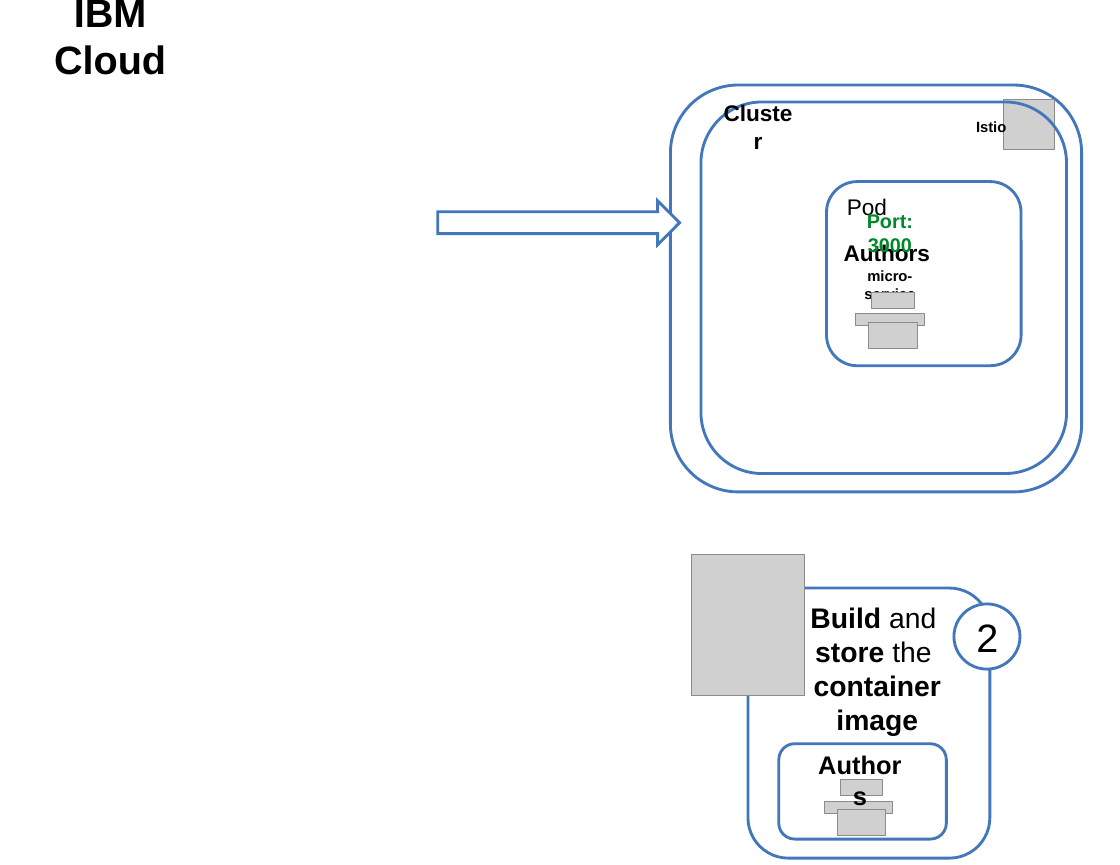
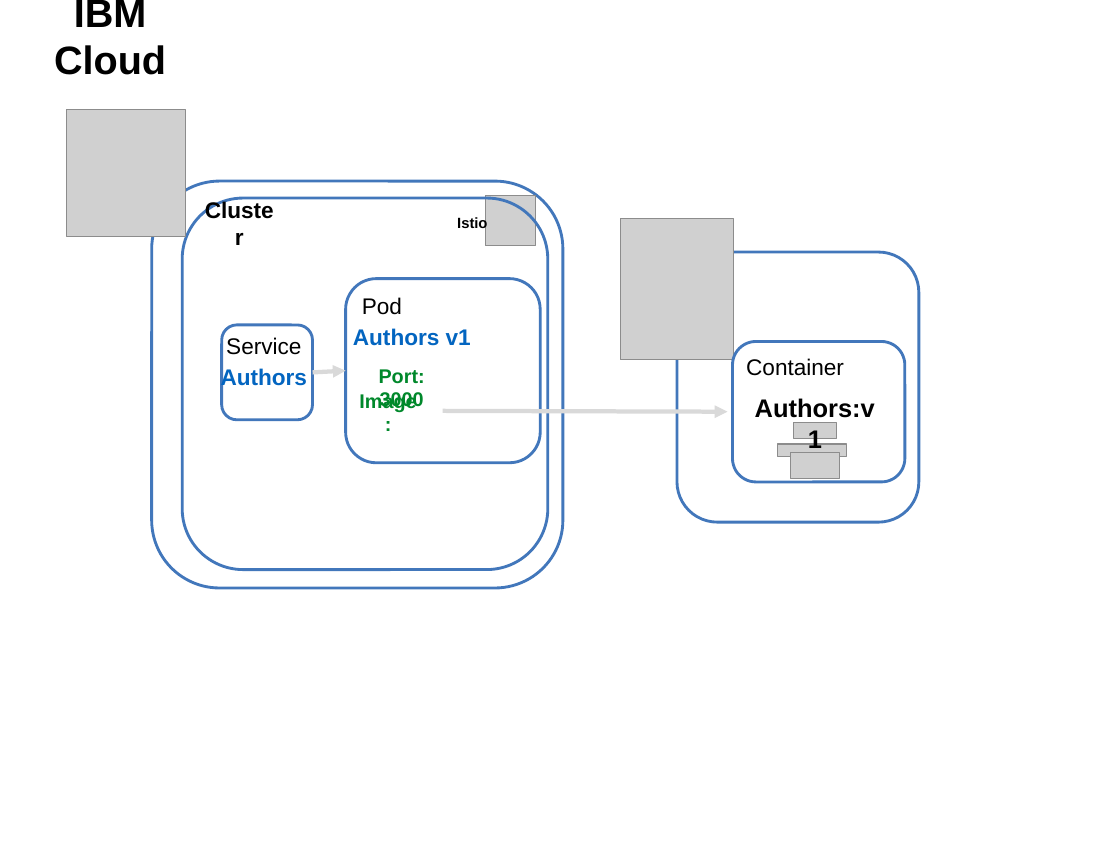
Before and after one commit to thomassuedbroecker/cloud-native-starter, a slide deck: slide 19 of workshop/images/architecture.pptx. Drawn at 1120x865 pixels with LibreOffice and Linux fonts; fonts in the diff are those of the drawing; grey boxes stand for pictures. Boxes give left, top, right and bottom in pixels: in the first picture for what was removed or moved away, otherwise in the second. Text is boxed around its words. In the diff, an @@ line names an element or a change of style, - is before the commit and + after.

```diff
--- a/workshop/images/architecture.pptx
+++ b/workshop/images/architecture.pptx
@@ picture added at box(66, 109, 185, 237) @@
@@ 2 texts, 2 rounded rectangles, 1 picture: place and size @@
-2 texts, 2 rounded rectangles, 1 picture at box(671, 86, 1082, 493)
+2 texts, 2 rounded rectangles, 1 picture at box(152, 181, 563, 589)
@@ up arrow removed at box(437, 201, 680, 245) @@
@@ picture: place and size @@
-picture at box(691, 555, 804, 696)
+picture at box(620, 219, 733, 360)
@@ rounded rectangle: place and size @@
-rounded rectangle at box(748, 589, 991, 858)
+rounded rectangle at box(677, 253, 919, 522)
@@ text "Pod" rewrapped from box(847, 198, 887, 220) to box(362, 297, 402, 315) @@
@@ rounded rectangle: place and size @@
-rounded rectangle at box(827, 181, 1021, 366)
+rounded rectangle at box(345, 279, 540, 463)
@@ picture removed at box(872, 293, 914, 310) @@
@@ rounded rectangle added at box(222, 325, 313, 419), outline #4277BB 2 pt @@
@@ text at box(353, 328, 471, 346): text changed; size 10.5 to 16 pt; text colour #000000 to #0365C0 @@
-Authors micro-service
+Authors v1
@@ picture removed at box(855, 314, 925, 326) @@
@@ picture removed at box(869, 323, 916, 348) @@
@@ text added at box(226, 337, 301, 355), 16 pt, text #000000 @@
+Service
@@ rounded rectangle: place and size @@
-rounded rectangle at box(779, 744, 947, 840)
+rounded rectangle at box(732, 342, 904, 483)
@@ text added at box(746, 358, 844, 376), 16 pt, text #000000 @@
+Container
@@ text added at box(221, 367, 307, 390), 16 pt, text #0365C0, bold @@
+Authors
@@ arrow added from (313, 373) to (345, 371), #D9D9D9 3 pt @@
@@ text "Port: 3000": place and size @@
-text "Port: 3000" at box(867, 213, 913, 256)
+text "Port: 3000" at box(379, 369, 425, 411)
@@ text added at box(359, 392, 416, 412), 14 pt, text #00882B, bold @@
+Image:
@@ arrow added from (443, 411) to (728, 412), #D9D9D9 3 pt @@
@@ text at box(755, 398, 875, 423): text changed @@
-Authors
+Authors:v1
@@ 3 pictures: place and size @@
-3 pictures at box(824, 780, 893, 836)
+3 pictures at box(778, 424, 847, 479)
@@ text removed at box(810, 607, 941, 736) @@
-Build and
-store the
-container image
@@ ellipse removed at box(954, 604, 1020, 669) @@
@@ text removed at box(976, 624, 998, 652) @@
-2
```
Also in this commit, not shown: 2 slides added, 2 other files.
